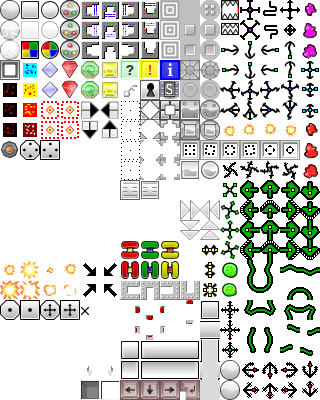
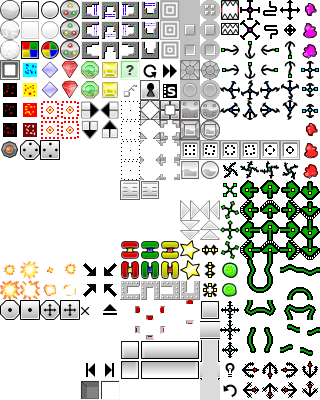
Two versions of the same layered image (320 × 400). Layer-by-layer changes:
painted on "Capa nueva#1" over [86, 60, 298, 400]
